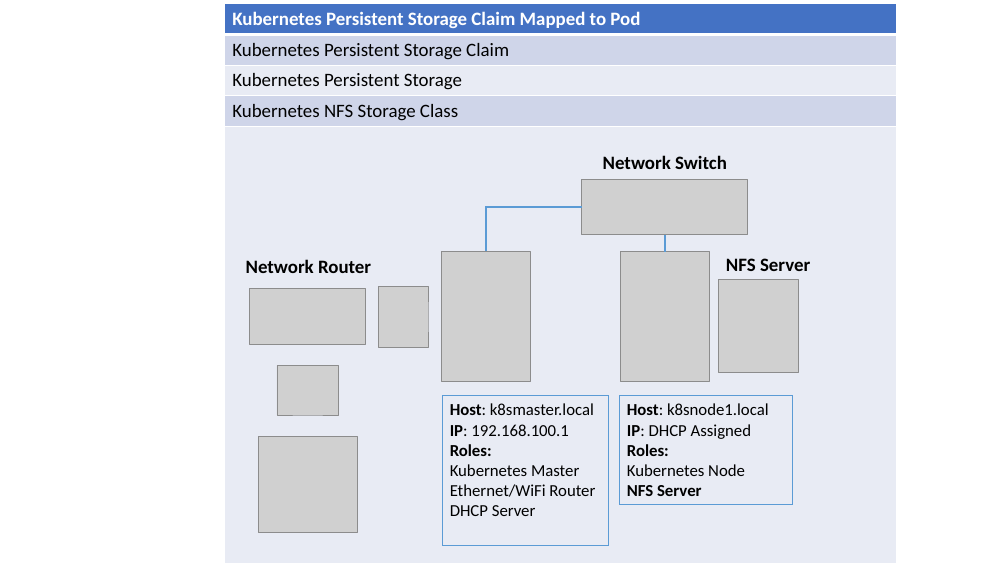
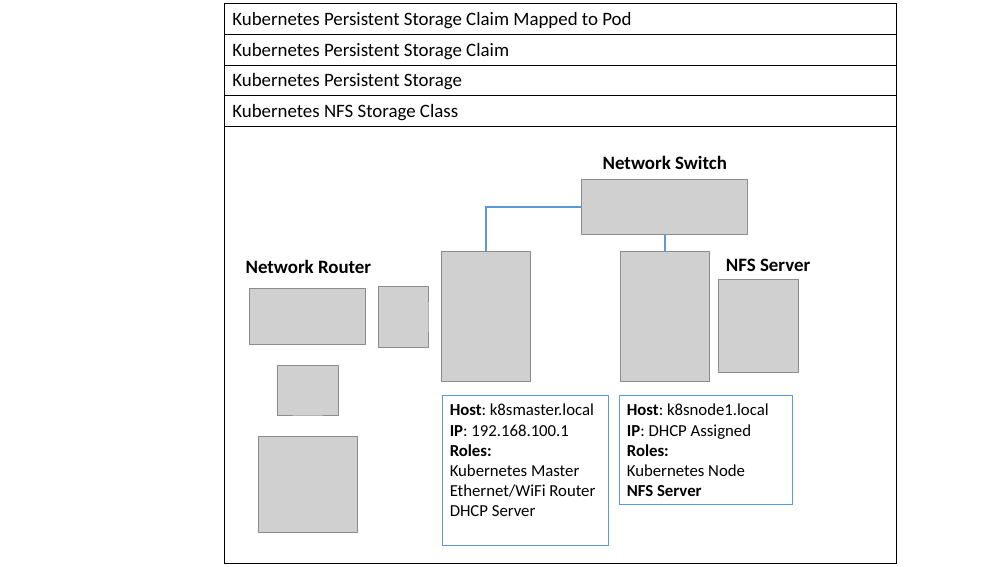
Before and after one commit to gloveboxes/Raspberry-Pi-Kubernetes-Cluster, a slide deck: slide 4 of Resources/network.pptx. Drawn at 1008x567 pixels with LibreOffice and Linux fonts; fonts in the diff are those of the drawing; grey boxes stand for pictures. Boxes give left, top, right and bottom in pixels: in the first picture for what was removed or moved away, otherwise in the second. Text is boxed around its words. In the diff, an @@ line names an element or a change of style, - is before the commit and + after.

```diff
--- a/Resources/network.pptx
+++ b/Resources/network.pptx
@@ table at (x1=225, y1=4, x2=897, y2=563) @@
@@ fill #4472C4 to none in row 1, column 1 @@
@@ fill #CFD5EA to none in 2 cells @@
@@ fill #E9EBF5 to none in row 3, column 1 @@
@@ text colour #FFFFFF to #000000, bold off in "Kubernetes Persistent Storage Claim Mapped to Pod" @@
@@ borders changed @@
```
Also in this commit, not shown: 1 other file.
